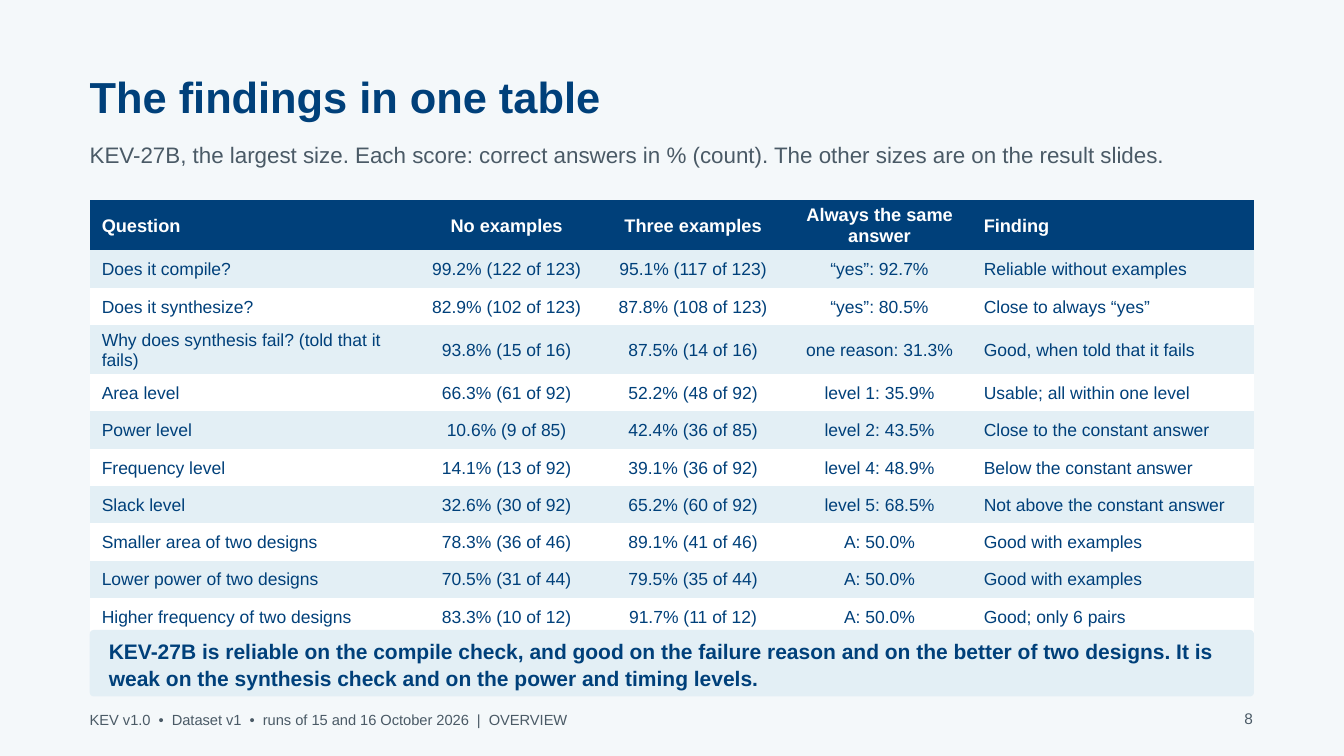
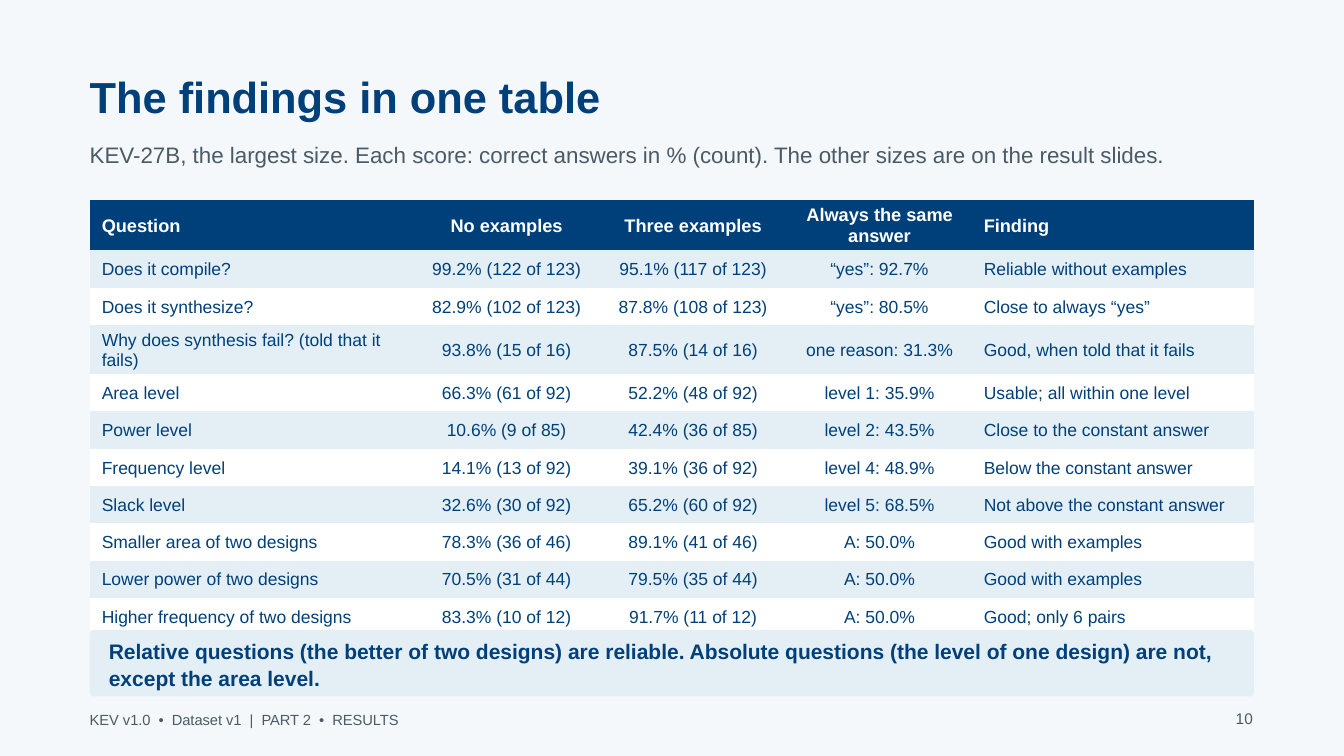
Before and after one commit to stef-c1/JEV_RTL_Benchmarking, a slide deck: slide 10 of presentations/KEV_RTL_findings_20261015.pptx (slide 8 before the commit). Drawn at 1344x756 pixels with LibreOffice and Linux fonts; fonts in the diff are those of the drawing. Boxes give left, top, right and bottom in pixels: in the first picture for what was removed or moved away, otherwise in the second. Text is boxed around its words. In the diff, an @@ line names an element or a change of style, - is before the commit and + after.

```diff
--- a/presentations/KEV_RTL_findings_20261015.pptx
+++ b/presentations/KEV_RTL_findings_20261015.pptx
@@ text at (109, 643, 1211, 690): text changed @@
-KEV-27B is reliable on the compile check, and good on the failure reason and on the better of two designs. It is weak on the synthesis check and on the power and timing levels.
+Relative questions (the better of two designs) are reliable. Absolute questions (the level of one design) are not, except the area level.
@@ text at (90, 715, 398, 725): text changed @@
-KEV v1.0 • Dataset v1 • runs of 15 and 16 October 2026 | OVERVIEW
+KEV v1.0 • Dataset v1 | PART 2 • RESULTS
@@ text at (1236, 713, 1253, 724): text changed @@
-8
+10
```
Also in this commit, not shown: 26 other slides changed, 5 slides added, 2 slides removed, 45 other files.
